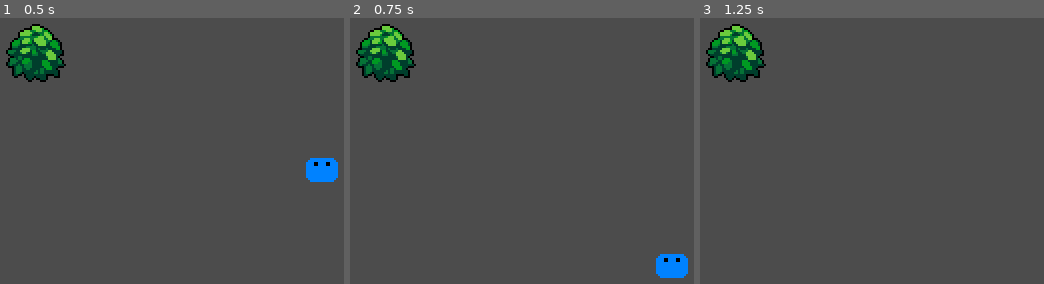
Above: before the commit, frames 1-3 (left to right).
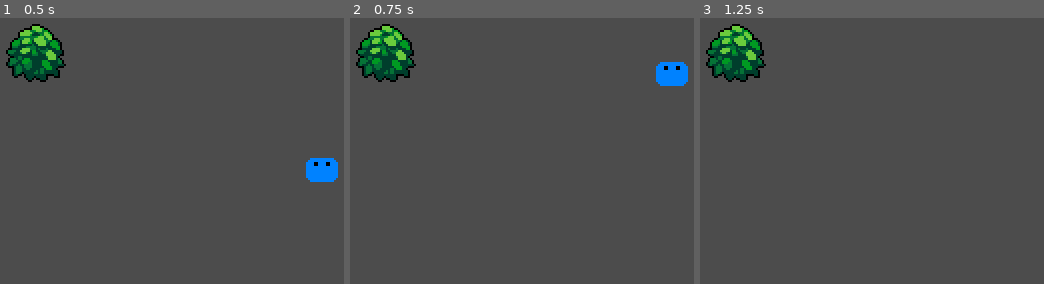
Above: after the commit, the same moments.

Repository: MichaelHofbeck/CSFight2
Game: Godot game, scene res://World.tscn
The game is run twice, just before and just after one commit, with the same random seed, the same clock (stepped at 60 frames per second) and the same inputs.
Inputs:
- Up to frame 1 (0.5 s): no input
- Up to frame 2 (0.75 s): tap Enter at 0.5 s; hold Up (ui_up) from 0.53 s (still down)
- Up to frame 3 (1.25 s): keep holding Up (ui_up)

Frame 1 is identical in both runs. In frame 2, 1.6% of the frame differs, in the area x 88-99%, y 16-98%; in frame 3, nothing differs.

Commit message:
Update Player.gd

Diff:
--- a/Player/Player.gd
+++ b/Player/Player.gd
@@ -8,9 +8,9 @@
 	elif Input.is_action_pressed("ui_left"):
 		velocity.x = -4
 	elif Input.is_action_pressed("ui_up"):
+		velocity.y = -4
+	elif Input.is_action_pressed("ui_down"):
 		velocity.y = 4
-	elif Input.is_action_pressed("ui_down"):
-		velocity.y = -4
 	else:
 		velocity.x = 0
 		velocity.y = 0
